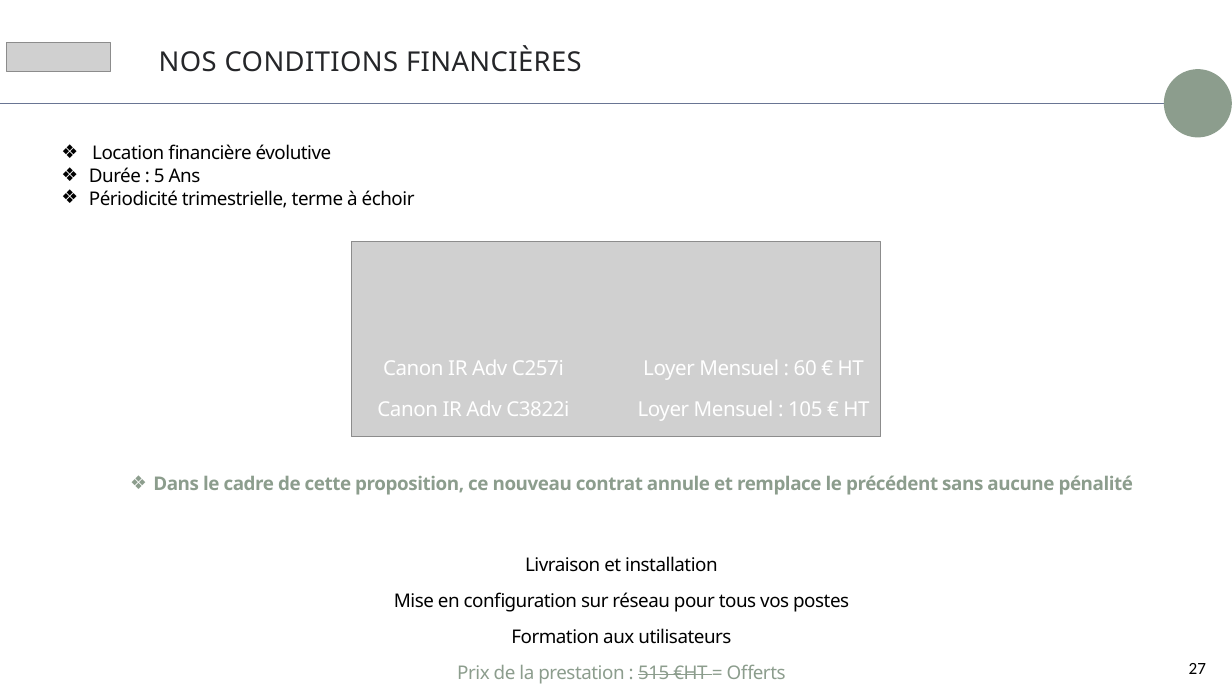
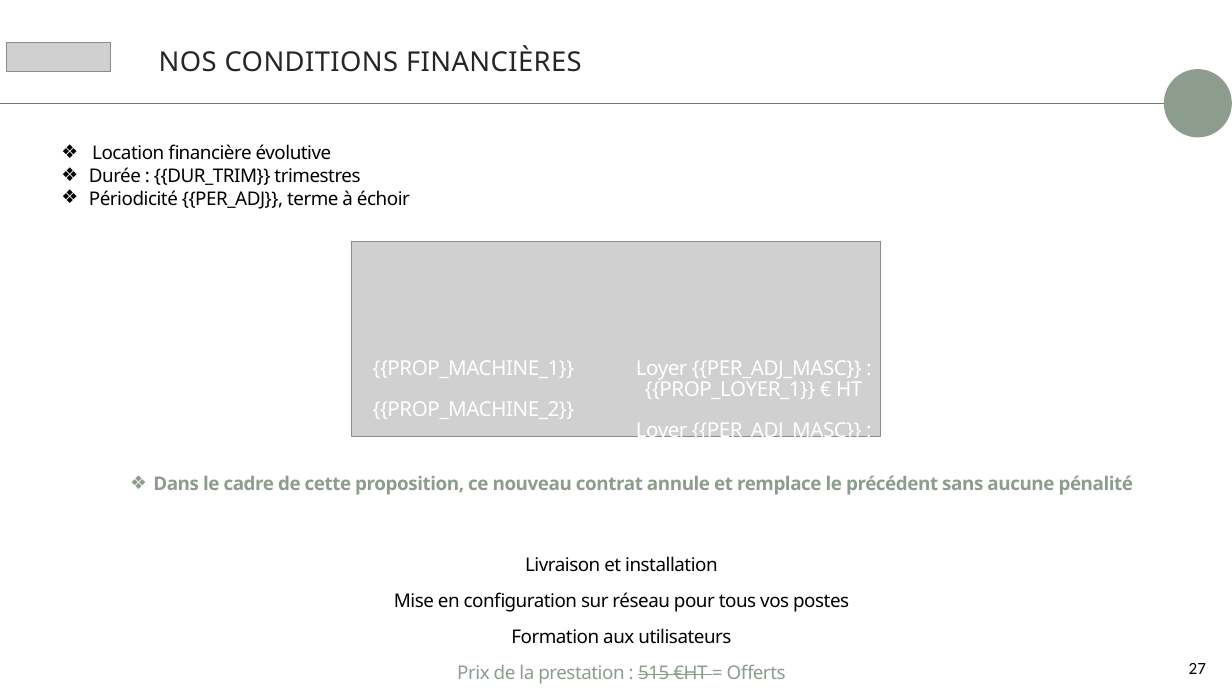
Before and after one commit to Mikael2655/Levad, a slide deck: slide 27 of proposition-commerciale/assets/template.pptx. Drawn at 1232x693 pixels with LibreOffice and Linux fonts; fonts in the diff are those of the drawing; grey boxes stand for pictures; background and template pictures are left out. Boxes give left, top, right and bottom in pixels: in the first picture for what was removed or moved away, otherwise in the second. Text is boxed around its words. In the diff, an @@ line names an element or a change of style, - is before the commit and + after.

```diff
--- a/proposition-commerciale/assets/template.pptx
+++ b/proposition-commerciale/assets/template.pptx
@@ text at box(89, 167, 410, 209): text changed @@
-❖ Durée : 5 Ans
-❖ Périodicité trimestrielle, terme à échoir
+❖ Durée : {{DUR_TRIM}} trimestres
+❖ Périodicité {{PER_ADJ}}, terme à échoir
@@ text at box(373, 361, 574, 419): text changed @@
-Canon IR Adv C257i
-Canon IR Adv C3822i
+{{PROP_MACHINE_1}}
+{{PROP_MACHINE_2}}
@@ text at box(636, 361, 862, 464): text changed @@
-Loyer Mensuel : 60 € HT
-Loyer Mensuel : 105 € HT
+Loyer {{PER_ADJ_MASC}} : {{PROP_LOYER_1}} € HT
+Loyer {{PER_ADJ_MASC}} : {{PROP_LOYER_2}} € HT
```
Also in this commit, not shown: 5 other slides changed, 13 other files.
